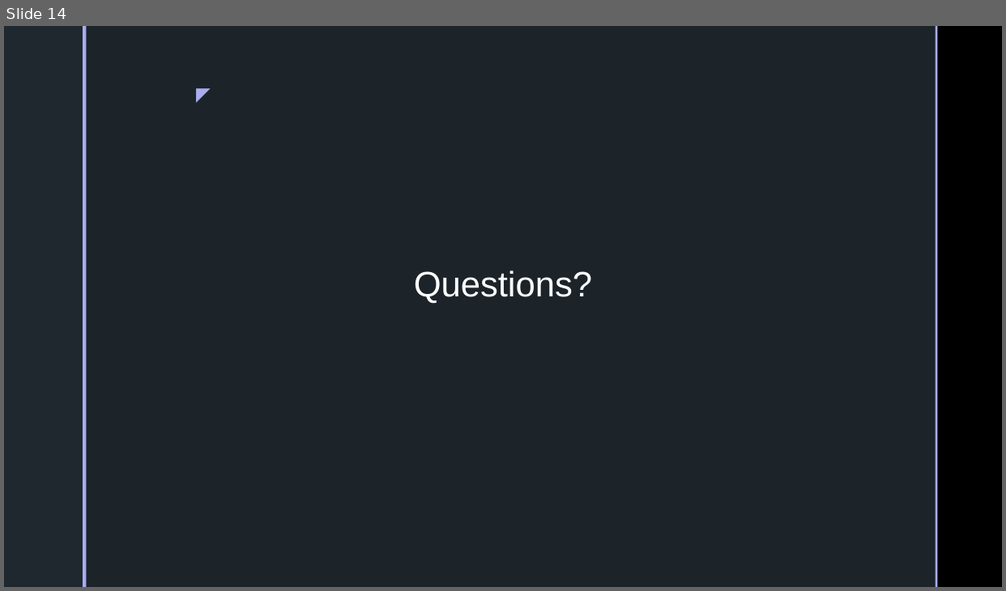
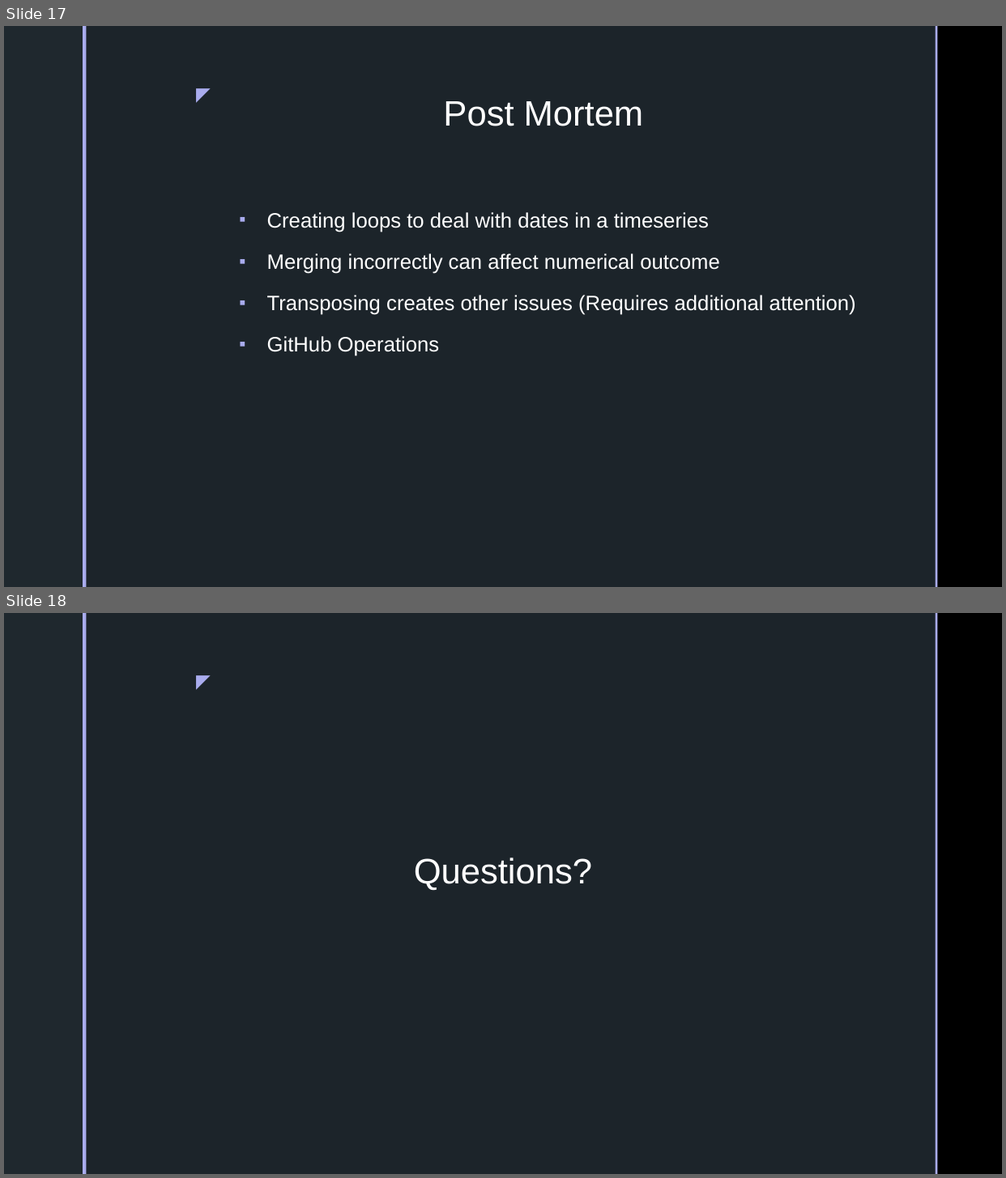
Before and after one commit to inkosi-codes/Covid-19-and-Low-Income-Communities, a slide deck: docs/Presentation/Power-Point.pptx. Shown one above the other, each under a label of ours: slide 14 before the commit, slides 17 and 18 after it. The pictures are 1006x591 and 1006x1178 pixels, drawn with LibreOffice and Linux fonts; fonts in the diff are those of the drawing; background and template pictures are left out. Boxes give left, top, right and bottom in pixels: in the first picture for what was removed or moved away, otherwise in the second. Text is boxed around its words. In the diff, an @@ line names an element or a change of style, - is before the commit and + after.

```diff
--- a/docs/Presentation/Power-Point.pptx
+++ b/docs/Presentation/Power-Point.pptx
@@ slide 17 added at box(4, 26, 1002, 587), background picture (left out); not listed: 5 template elements that a slide beside it also shows @@
@@ title added at box(443, 101, 644, 126), 34 pt, text #FFFFFF @@
+Post Mortem
@@ text added at box(267, 212, 856, 356), 20 pt, text #FFFFFF @@
+▪ Creating loops to deal with dates in a timeseries
+▪ Merging incorrectly can affect numerical outcome
+▪ Transposing creates other issues (Requires additional attention)
+▪ GitHub Operations
@@ what was slide 14 is now slide 18 @@
```
Also in this commit, not shown: 6 slides changed, 6 other slides added, 3 slides removed, 5 other files.
